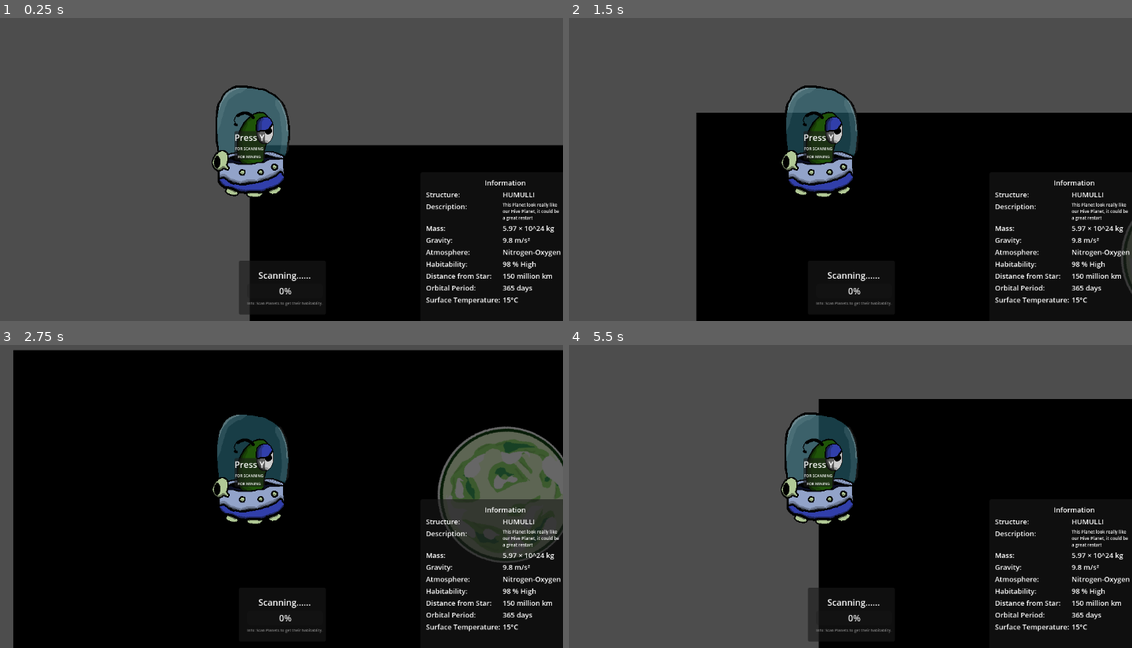
Above: before the commit, frames 1-4 (two rows, left to right).
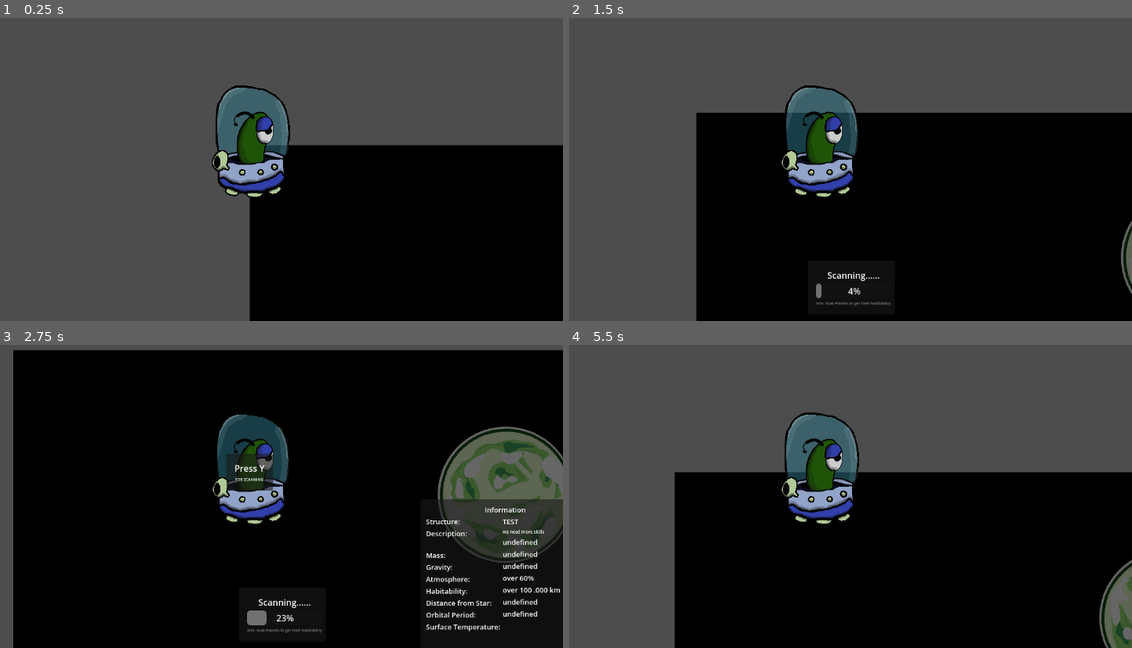
Above: after the commit, the same moments.

Repository: chocolandTV/wildjam_87
Game: Godot game, scene res://entities/game_main.tscn
Same seed, same stepped clock (60 frames per second), same inputs: the game is played once before the commit and once after it. Before the commit the project has no main scene; this scene is started directly in both runs.
Inputs:
- Up to frame 1 (0.25 s): no input
- Up to frame 2 (1.5 s): tap Y at 0.5, 1.25 s; hold D (move_right) 0.53-1.28 s; hold Z (interact, bound only after the commit) 0.53-1.28 s; hold S (move_down) from 1.28 s (still down); tap Z (interact, bound only after the commit) at 1.35 s
- Up to frame 3 (2.75 s): tap Y at 2 s; release S (move_down) at 2.03 s; hold D (move_right) from 2.03 s (still down); hold Z (interact, bound only after the commit) from 2.03 s (still down)
- Up to frame 4 (5.5 s): tap Y at 2.75, 3.5, 4.25 s; release D (move_right) at 2.78 s; release Z (interact, bound only after the commit) at 2.78 s; hold W (move_up) 2.78-3.53 s; tap Z (interact, bound only after the commit) at 2.85, 4.35 s; hold Z (interact, bound only after the commit) 3.53-4.28 s; hold A (move_left) 3.53-5.03 s; tap Escape (menu) at 4.15 s; tap P (pause) at 4.9 s; hold S (move_down) from 5.03 s (still down); hold Z (interact, bound only after the commit) from 5.03 s (still down)

The runs differ from the first frame. In frame 1, 2.8% of the frame differs, in the area x 41-100%, y 37-98%; in frame 2, 2.5%; in frame 3, 1.8%; in frame 4, 31%, in the area x 18-100%, y 17-100%.
Error before the commit: Parse Error: Used space character for indentation instead of tab as used before in the file. (res://ui/game_ui.gd:11)

Commit message:
scanning

Diff:
--- /dev/null
+++ b/entities/persistent_data_node/persistent_data.gd
@@ -0,0 +1 @@
+extends Node
--- /dev/null
+++ b/entities/persistent_data_node/persistent_data.tscn
@@ -0,0 +1,6 @@
+[gd_scene load_steps=2 format=3 uid="uid://dkxmtos21yjrl"]
+
+[ext_resource type="Script" uid="uid://dh03rgcfernpf" path="res://entities/persistent_data_node/persistent_data.gd" id="1_l8n4i"]
+
+[node name="Persistent_Data" type="Node"]
+script = ExtResource("1_l8n4i")
--- /dev/null
+++ b/entities/skills/skill_base.gd
@@ -0,0 +1,7 @@
+extends Resource
+class_name Player_Skill
+
+@export var skill_name : String = "Base Skill"
+@export var skill_current_level : int = 1
+@export var skill_value_per_level : float = 1.0
+@export var skill_icon : Texture2D
--- a/project.godot
+++ b/project.godot
@@ -11,6 +11,7 @@
 [application]
 
 config/name="wildjam87"
+run/main_scene="uid://crlnkahcesrh7"
 config/features=PackedStringArray("4.5", "GL Compatibility")
 config/icon="res://icon.svg"
 
@@ -79,10 +80,10 @@
 , Object(InputEventJoypadMotion,"resource_local_to_scene":false,"resource_name":"","device":-1,"axis":5,"axis_value":1.0,"script":null)
 ]
 }
-action={
+interact={
 "deadzone": 0.2,
-"events": [Object(InputEventKey,"resource_local_to_scene":fa …(140 unchanged characters)… d":false,"keycode":0,"physical_keycode":70,"key_label":0,"unicode":102,"location":0,"echo":false,"script":null)
-, Object(InputEventJoypadButton,"resource_local_to_scene":false,"resource_name":"","device":-1,"button_index":2,"pressure":0.0,"pressed":true,"script":null)
+"events": [Object(InputEventKey,"resource_local_to_scene":fa …(140 unchanged characters)… d":false,"keycode":0,"physical_keycode":90,"key_label":0,"unicode":121,"location":0,"echo":false,"script":null)
+, Object(InputEventJoypadButton,"resource_local_to_scene":false,"resource_name":"","device":-1,"button_index":3,"pressure":0.0,"pressed":true,"script":null)
 ]
 }
 dash={
--- a/ui/Interact/info_panel_interact.gd
+++ b/ui/Interact/info_panel_interact.gd
@@ -5,9 +5,9 @@
 @export var _mining_label : Label
 
 func setup_scanning_mode() -> void:
-    _scanning_label.visible = true
-    _mining_label.visible = false
+	_scanning_label.visible = true
+	_mining_label.visible = false
 
 func setup_mining_mode() -> void:
-    _scanning_label.visible = false
-    _mining_label.visible = true
+	_scanning_label.visible = false
+	_mining_label.visible = true
--- a/ui/Interactive_info/canvas_info.gd
+++ b/ui/Interactive_info/canvas_info.gd
@@ -1,7 +1,7 @@
 extends Resource
 class_name Canvas_Info
 # Canvas information properties
-
+@export var canvas_type_enum : CANVAS_TYPE = CANVAS_TYPE.SCANNING
 @export var canvas_name : String = "Default Canvas"
 @export var canvas_description : String = "This is a default canvas description."
 @export var canvas_mass : String = "Mass: 5.97 × 10^24 kg"
@@ -11,3 +11,9 @@
 @export var canvas_distance_sun : String = "Distance from Star: 150 million km"
 @export var canvas_orbital_period : String = "Orbital Period: 365 days"
 @export var canvas_temperature : String = "Surface Temperature: 15°C"
+
+enum CANVAS_TYPE {
+    SCANNING,
+    MINING
+
+}
--- a/ui/game_ui.gd
+++ b/ui/game_ui.gd
@@ -2,19 +2,80 @@
 
 # Exported Variables
 @export var interactive_box : Interactive_Box
-
+@export var info_panel_interact : Info_Panel_Interact
+@export var input_manager : Input_Manager
+@export var progression_bar : Control
+@export var _test_canvas_info : Canvas_Info
 # private variables
 var _is_interacting :bool = false
+var _is_game_paused :bool = false
+var _is_game_menu_open : bool = false
+var _current_canvas_info : Canvas_Info
+
+func _ready() -> void:
+	input_manager.interact_pressed.connect(_start_progress_bar_interaction)
+	input_manager.pause_pressed.connect(_on_game_paused)
+	input_manager.menu_pressed.connect(_on_game_menu_toggled)
 
 # Public Methods
 func setup_interactive_box(planet_info : Canvas_Info) -> void:
-	interactive_box.setup_planet_info(planet_info)
-    show_interactive_box()
-    _is_interacting = true
+	_current_canvas_info = planet_info
+	interactive_box.setup_planet_info(_test_canvas_info) ### add setup_asteroid_info later
+	# Configure interaction panel based on canvas type
+	if planet_info.canvas_type_enum == planet_info.CANVAS_TYPE.SCANNING:
+		info_panel_interact.show()
+		info_panel_interact.setup_scanning_mode()
+		#turn is_interacting to true
+		_is_interacting = true
+	elif planet_info.canvas_type_enum == planet_info.CANVAS_TYPE.MINING:
+		info_panel_interact.show()
+		info_panel_interact.setup_mining_mode()
+		#turn is_interacting to true
+		_is_interacting = true
+
+	show_interactive_box()
+	_is_interacting = true
 
 func hide_interactive_box() -> void:
-    interactive_box.visible = false
-    _is_interacting = false
+	interactive_box.visible = false
+	info_panel_interact.hide()
+	progression_bar.visible = false
+	progression_bar.timer.stop()
+	_is_interacting = false
 
 func show_interactive_box() -> void:
 	interactive_box.visible = true
+#### IMPORTANT : UPDATED INTERACTIVE BOX AFTER SCANNING
+func progress_completed() -> void:
+	_is_interacting = false
+	info_panel_interact.hide()
+	progression_bar.visible = false
+	if _current_canvas_info.canvas_type_enum == _current_canvas_info.CANVAS_TYPE.SCANNING:
+		interactive_box.setup_planet_info(_current_canvas_info) ### add setup_asteroid_info later
+
+################ PRIVATE METHODS ################
+
+func _start_progress_bar_interaction() -> void:
+	info_panel_interact.hide()
+	progression_bar.visible = true
+	progression_bar.start_progress()
+
+# Game Pause Handling
+func _on_game_paused() -> void:
+	if not _is_game_paused:
+		_pause_game(true)
+	else:
+		_pause_game(false)
+# Game Menu Toggle Handling
+func _on_game_menu_toggled() -> void:
+	if not _is_game_menu_open:
+		_is_game_menu_open = true
+		get_tree().paused = _is_game_menu_open
+	else:
+		_is_game_menu_open = false
+		get_tree().paused = _is_game_menu_open
+
+# Pause Handler
+func _pause_game(value :bool) -> void:
+	_is_game_paused = value
+	get_tree().paused = _is_game_paused
--- a/ui/game_ui.tscn
+++ b/ui/game_ui.tscn
@@ -1,14 +1,35 @@
-[gd_scene load_steps=4 format=3 uid="uid://ctt33lrpmjpbr"]
+[gd_scene load_steps=8 format=3 uid="uid://ctt33lrpmjpbr"]
 
 [ext_resource type="Script" uid="uid://cmif5p7r7x328" path="res://ui/interactive_box.gd" id="1_dcmab"]
 [ext_resource type="Script" uid="uid://b33la4hr1btfa" path="res://ui/game_ui.gd" id="1_w46tp"]
+[ext_resource type="Script" uid="uid://clnk0ny17n861" path="res://ui/Interactive_info/canvas_info.gd" id="2_xh48a"]
+[ext_resource type="Script" uid="uid://cyeclsbos0jjr" path="res://ui/progression_bar.gd" id="3_3vkek"]
 [ext_resource type="Script" uid="uid://ctotq0od233tt" path="res://ui/Interact/info_panel_interact.gd" id="3_7hrjk"]
-
-[node name="Game_UI" type="CanvasLayer" node_paths=PackedStringArray("interactive_box")]
+[ext_resource type="Script" uid="uid://csuje36fe0dql" path="res://ui/input_manager.gd" id="4_pylni"]
+
+[sub_resource type="Resource" id="Resource_2uxy6"]
+script = ExtResource("2_xh48a")
+canvas_name = "test"
+canvas_description = "we need more skills"
+canvas_mass = "undefined"
+canvas_gravity = "undefined"
+canvas_atmosphere = "undefined"
+canvas_habitablity = "over 60%"
+canvas_distance_sun = "over 100 .000 km"
+canvas_orbital_period = "undefined"
+canvas_temperature = "undefined"
+metadata/_custom_type_script = "uid://clnk0ny17n861"
+
+[node name="Game_UI" type="CanvasLayer" node_paths=PackedStringArray("interactive_box", "info_panel_interact", "input_manager", "progression_bar")]
 script = ExtResource("1_w46tp")
 interactive_box = NodePath("Interactive_Box")
+info_panel_interact = NodePath("Info_Panel_Interact")
+input_manager = NodePath("Input_Manager")
+progression_bar = NodePath("Progression_Bar")
+_test_canvas_info = SubResource("Resource_2uxy6")
 
 [node name="Interactive_Box" type="Control" parent="." node_paths=PackedStringArray("planet_name_value", "planet_descri …(202 unchanged characters)…
+visible = false
 layout_mode = 3
 anchors_preset = 3
 anchor_left = 1.0
@@ -158,7 +179,8 @@
 theme_override_font_sizes/font_size = 13
 text = "15°C"
 
-[node name="Progression_Bar" type="Control" parent="."]
+[node name="Progression_Bar" type="Control" parent="." node_paths=PackedStringArray("progression_bar", "timer")]
+visible = false
 layout_mode = 3
 anchors_preset = 7
 anchor_left = 0.5
@@ -171,6 +193,9 @@
 offset_bottom = -70.53998
 grow_horizontal = 2
 grow_vertical = 0
+script = ExtResource("3_3vkek")
+progression_bar = NodePath("PanelContainer/MarginContainer/VBoxContainer/ProgressBar")
+timer = NodePath("Timer")
 
 [node name="PanelContainer" type="PanelContainer" parent="Progression_Bar"]
 layout_mode = 0
@@ -201,7 +226,11 @@
 theme_override_font_sizes/font_size = 7
 text = "Info: Scan Planets to get their habitablity."
 
-[node name="Info_Panel_Interact" type="Control" parent="."]
+[node name="Timer" type="Timer" parent="Progression_Bar"]
+one_shot = true
+
+[node name="Info_Panel_Interact" type="Control" parent="." node_paths=PackedStringArray("_scanning_label", "_mining_label")]
+visible = false
 layout_mode = 3
 anchors_preset = 8
 anchor_left = 0.5
@@ -215,6 +244,8 @@
 grow_horizontal = 2
 grow_vertical = 2
 script = ExtResource("3_7hrjk")
+_scanning_label = NodePath("PanelContainer/MarginContainer/VBoxContainer/scanning")
+_mining_label = NodePath("PanelContainer/MarginContainer/VBoxContainer/mining")
 
 [node name="PanelContainer" type="PanelContainer" parent="Info_Panel_Interact"]
 layout_mode = 1
@@ -232,6 +263,10 @@
 
 [node name="MarginContainer" type="MarginContainer" parent="Info_Panel_Interact/PanelContainer"]
 layout_mode = 2
+theme_override_constants/margin_left = 15
+theme_override_constants/margin_top = 15
+theme_override_constants/margin_right = 15
+theme_override_constants/margin_bottom = 15
 
 [node name="VBoxContainer" type="VBoxContainer" parent="Info_Panel_Interact/PanelContainer/MarginContainer"]
 layout_mode = 2
@@ -242,15 +277,20 @@
 horizontal_alignment = 1
 
 [node name="scanning" type="Label" parent="Info_Panel_Interact/PanelContainer/MarginContainer/VBoxContainer"]
+visible = false
 layout_mode = 2
 theme_override_font_sizes/font_size = 7
 text = "for scanning"
 horizontal_alignment = 1
 uppercase = true
 
-[node name="Label3" type="Label" parent="Info_Panel_Interact/PanelContainer/MarginContainer/VBoxContainer"]
+[node name="mining" type="Label" parent="Info_Panel_Interact/PanelContainer/MarginContainer/VBoxContainer"]
+visible = false
 layout_mode = 2
 theme_override_font_sizes/font_size = 7
 text = "for mining"
 horizontal_alignment = 1
 uppercase = true
+
+[node name="Input_Manager" type="Node" parent="."]
+script = ExtResource("4_pylni")
--- /dev/null
+++ b/ui/input_manager.gd
@@ -0,0 +1,15 @@
+extends Node
+class_name Input_Manager
+signal interact_pressed
+signal pause_pressed
+signal menu_pressed
+
+func _input(event: InputEvent) -> void:
+    if event.is_action_pressed("interact"):
+        interact_pressed.emit()
+
+    if event.is_action_pressed("pause"):
+        pause_pressed.emit()
+
+    if event.is_action_pressed("menu"):
+        menu_pressed.emit()
--- a/ui/interactive_box.gd
+++ b/ui/interactive_box.gd
@@ -14,7 +14,7 @@
 
 # Public method
 func setup_planet_info(_info : Canvas_Info) -> void:
-
+    print("Setting up planet info for: " + _info.canvas_name)
     #Handle scanning level
     planet_name_value.text = _info.canvas_name
     planet_description_value.text = _info.canvas_description
--- /dev/null
+++ b/ui/progression_bar.gd
@@ -0,0 +1,28 @@
+extends Control
+class_name Progression_Bar_Info
+
+@export var progression_bar : ProgressBar
+@export var timer : Timer
+#private variables
+var _is_progressing :bool = false #get steps in process
+
+func _ready() -> void:
+	timer.timeout.connect(_on_timer_timeout)
+
+func start_progress() -> void:
+	timer.wait_time = 3.0  # Duration of the progress bar fill # later make this dynamic * mass * skill level
+	timer.start()
+	# Ensure the bar is full at the end
+	progression_bar.value = 0
+	_is_progressing = true
+
+func _on_timer_timeout() -> void:
+	_is_progressing = false
+	var _game_ui = get_tree().get_root().get_node("GameUi") as CanvasLayer
+	_game_ui.progress_completed()
+
+func _process(delta: float) -> void:
+	if _is_progressing:
+		progression_bar.value += (delta / timer.wait_time) * progression_bar.max_value
+		if progression_bar.value >= progression_bar.max_value:
+			progression_bar.value = progression_bar.max_value
Not shown, added: entities/persistent_data_node/persistent_data.gd.uid
Not shown, added: entities/skills/skill_base.gd.uid
Not shown, added: ui/input_manager.gd.uid
Not shown, added: ui/progression_bar.gd.uid
